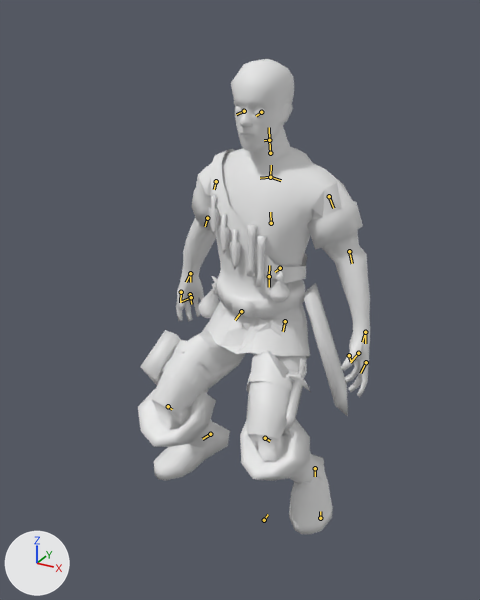
The Blender file assets-src/rooms/tavern/creature-clips/Adventurer.blend, before and after one commit.
Both versions are drawn from a 50 mm camera at (0.481, -0.955, 0.822) aimed at (-0.016, -0.053, 0.371). Lighting does not change. The marker at lower left points along +X, +Y and +Z. The picture after the commit comes second. Both versions are drawn at frame 0 of the action 'Sit'; the numbers are the values there. The bones that change, and the others that lie on the model, are drawn over the model as lines.

Objects in the first picture: 'AdventurerSourceMesh'.
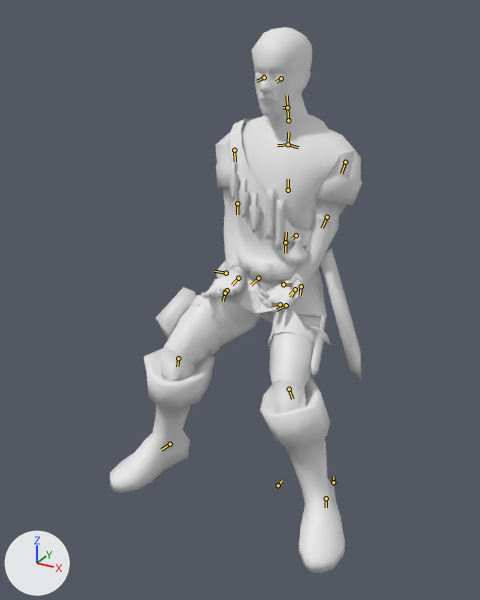
Boxes (x1, y1, x2, y2) around the edits, measured in the pictures (480 x 600 px):
'AdventurerSourceMesh', posed (9% wider, 15% taller): before (138, 59, 370, 534); after (110, 27, 362, 573)
bone 'Root', root to tip: before (264, 520) to (268, 514); after (278, 485) to (282, 480)
bone 'Upperarm_L', root to tip: before (329, 196) to (333, 208); after (345, 162) to (341, 173)
bone 'Forearm_L', root to tip: before (349, 251) to (352, 263); after (327, 217) to (322, 228)
bone 'Hand_L', root to tip: before (365, 332) to (365, 343); after (295, 289) to (289, 295)
bone 'Upperarm_R', root to tip: before (216, 181) to (214, 189); after (234, 150) to (235, 161)
bone 'Forearm_R', root to tip: before (207, 218) to (205, 226); after (237, 203) to (237, 214)
bone 'Hand_R', root to tip: before (190, 273) to (190, 282); after (238, 278) to (233, 283)
bone 'Upperleg_L', root to tip: before (285, 321) to (283, 331); after (301, 286) to (300, 295)
bone 'Lowerleg_L', root to tip: before (265, 438) to (270, 441); after (289, 389) to (292, 399)
bone 'Feet_L', root to tip: before (315, 468) to (315, 476); after (326, 498) to (326, 507)
bone 'Upperleg_R', root to tip: before (241, 311) to (235, 320); after (258, 278) to (251, 285)
bone 'Lowerleg_R', root to tip: before (168, 406) to (172, 409); after (178, 358) to (177, 366)
bone 'Feet_R', root to tip: before (210, 434) to (202, 439); after (170, 444) to (161, 449)

The edits, one by one:
Bone 'Root' (bone_root) moves from (0.0, 0.023, -0.157) to (0.0, 0.088, -0.114).
Bone 'Upperarm_L' (bone_upperarm_l) turns from (-8, 38, -30) to (11, 42, -53) degrees about its own x, y and z.
Bone 'Forearm_L' (bone_forearm_l) turns from (0, 0, 0) to (-4, -26, 3) degrees about its own x, y and z.
Bone 'Hand_L' (bone_hand_l) turns from (0, 0, 0) to (54, 0, 4) degrees about its own x, y and z.
Bone 'Upperarm_R' (bone_upperarm_r) turns from (-30, -37, 42) to (13, -37, 53) degrees about its own x, y and z.
Bone 'Forearm_R' (bone_forearm_r) turns from (0, 0, 0) to (-9, 28, -4) degrees about its own x, y and z.
Bone 'Hand_R' (bone_hand_r) turns from (0, 0, 0) to (54, -5, 4) degrees about its own x, y and z.
Bone 'Upperleg_L' (bone_upperleg_l) turns from (-57, -14, 7) to (-64, -18, 8) degrees about its own x, y and z.
Bone 'Lowerleg_L' (bone_lowerleg_l) turns from (95, 11, 12) to (67, 22, 14) degrees about its own x, y and z.
Bone 'Feet_L' (bone_feet_l) turns from (36, -10, -4) to (0, -6, 4) degrees about its own x, y and z.
Bone 'Upperleg_R' (bone_upperleg_r) turns from (-57, 15, -7) to (-64, 18, -8) degrees about its own x, y and z.
Bone 'Lowerleg_R' (bone_lowerleg_r) turns from (95, -11, -12) to (67, -21, -13) degrees about its own x, y and z.
Bone 'Feet_R' (bone_feet_r) turns from (35, 11, 4) to (0, 6, -4) degrees about its own x, y and z.
